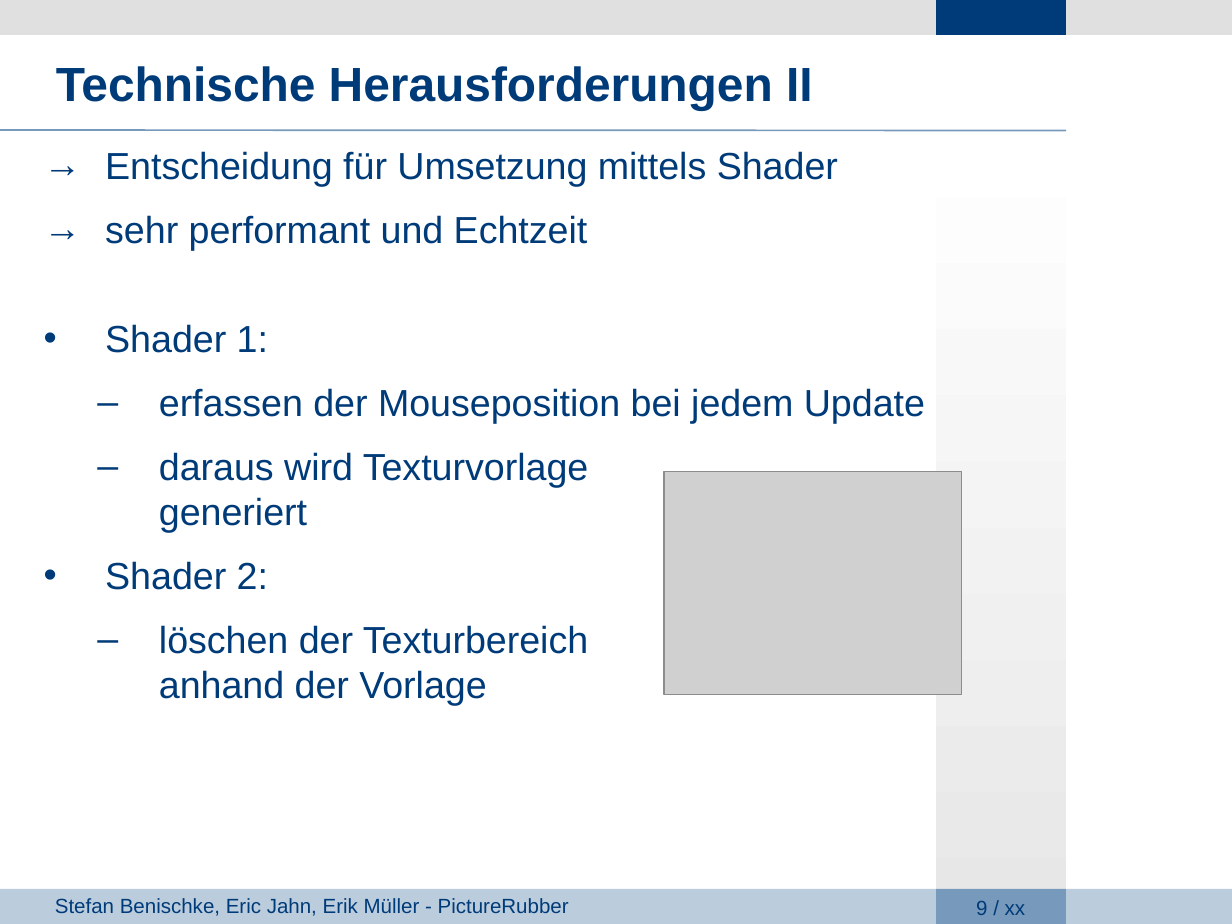
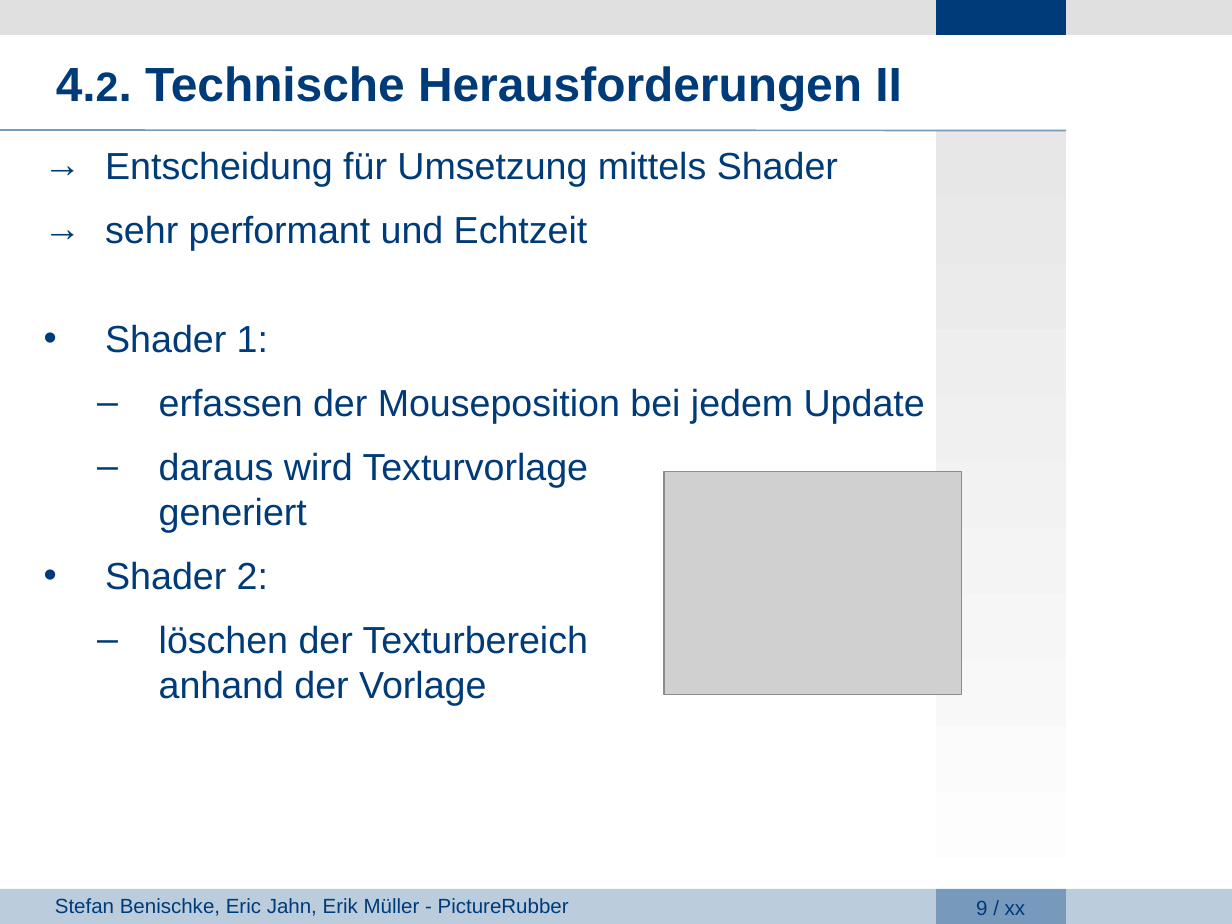
Before and after one commit to giuliarouge/picturerubber, a slide deck: slide 9 of Präsentation.ppt. Drawn at 1232x924 pixels with LibreOffice and Linux fonts; fonts in the diff are those of the drawing; grey boxes stand for pictures; background and template pictures are left out. Boxes give left, top, right and bottom in pixels: in the first picture for what was removed or moved away, otherwise in the second. Text is boxed around its words. In the diff, an @@ line names an element or a change of style, - is before the commit and + after.

```diff
--- a/Präsentation.ppt
+++ b/Präsentation.ppt
@@ text at box(56, 66, 902, 110): text changed @@
-Technische Herausforderungen II
+4.2. Technische Herausforderungen II
@@ text "Entscheidung für Umsetzung mittels Shader" at box(105, 151, 925, 706): indent changed @@
@@ rectangle at box(936, 131, 1066, 924): fill gradient #FFFFFF to #E7E7E7 to gradient #E7E7E7 to #FFFFFF @@
```
Also in this commit, not shown: 9 other slides changed.
